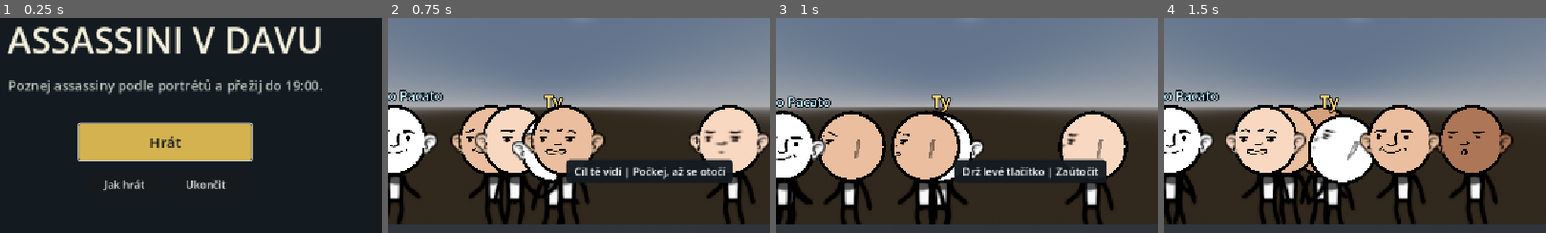
Above: before the commit, frames 1-4 (left to right).
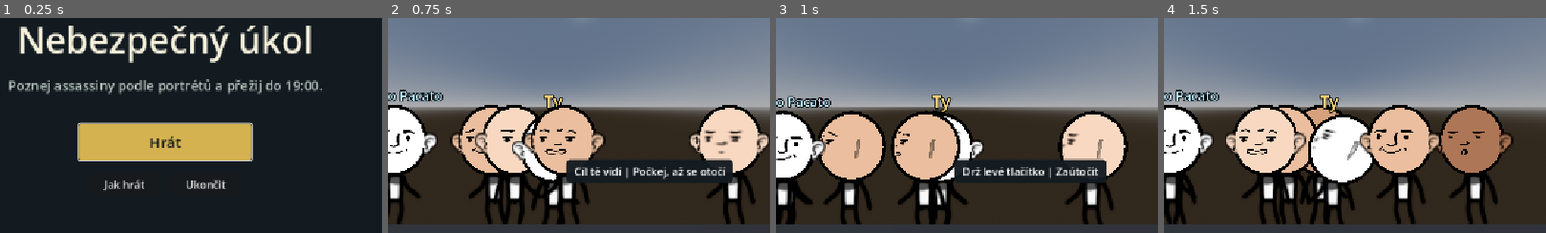
Above: after the commit, the same moments.

Repository: JosefAmbruz/nebezpecny-ukol
Game: Godot game, scene res://src/ui/title_screen.tscn
Same seed, same stepped clock (60 frames per second), same inputs: the game is played once before the commit and once after it.
Inputs:
- Up to frame 1 (0.25 s): no input
- Up to frame 2 (0.75 s): click "Hrát" at 0.5 s
- Up to frame 3 (1 s): no input
- Up to frame 4 (1.5 s): click "Restartovat kolo [F5]" at 1.25 s
The pictures show only the part of the screen within x 28-78%, y 30-80%; the shares and areas given below are measured in that part.

The runs differ from the first frame. In frame 1, 7.2% of the frame differs, in the area x 2-84%, y 3-21%; in frame 2, nothing differs; in frame 3, nothing differs; in frame 4, nothing differs.

Commit message:
chore: rename game to Nebezpečný úkol

Diff:
--- a/project.godot
+++ b/project.godot
@@ -10,7 +10,7 @@
 
 [application]
 
-config/name="Nebezpecny Ukol"
+config/name="Nebezpečný úkol"
 run/main_scene="res://src/ui/title_screen.tscn"
 config/features=PackedStringArray("4.7", "Forward Plus")
 config/icon="res://icon.svg"
--- a/src/ui/title_screen.tscn
+++ b/src/ui/title_screen.tscn
@@ -71,7 +71,7 @@
 layout_mode = 2
 theme_override_colors/font_color = Color(0.96, 0.94, 0.86, 1)
 theme_override_font_sizes/font_size = 54
-text = "ASSASSINI V DAVU"
+text = "Nebezpečný úkol"
 horizontal_alignment = 1
 
 [node name="Subtitle" type="Label" parent="Center/Content"]
